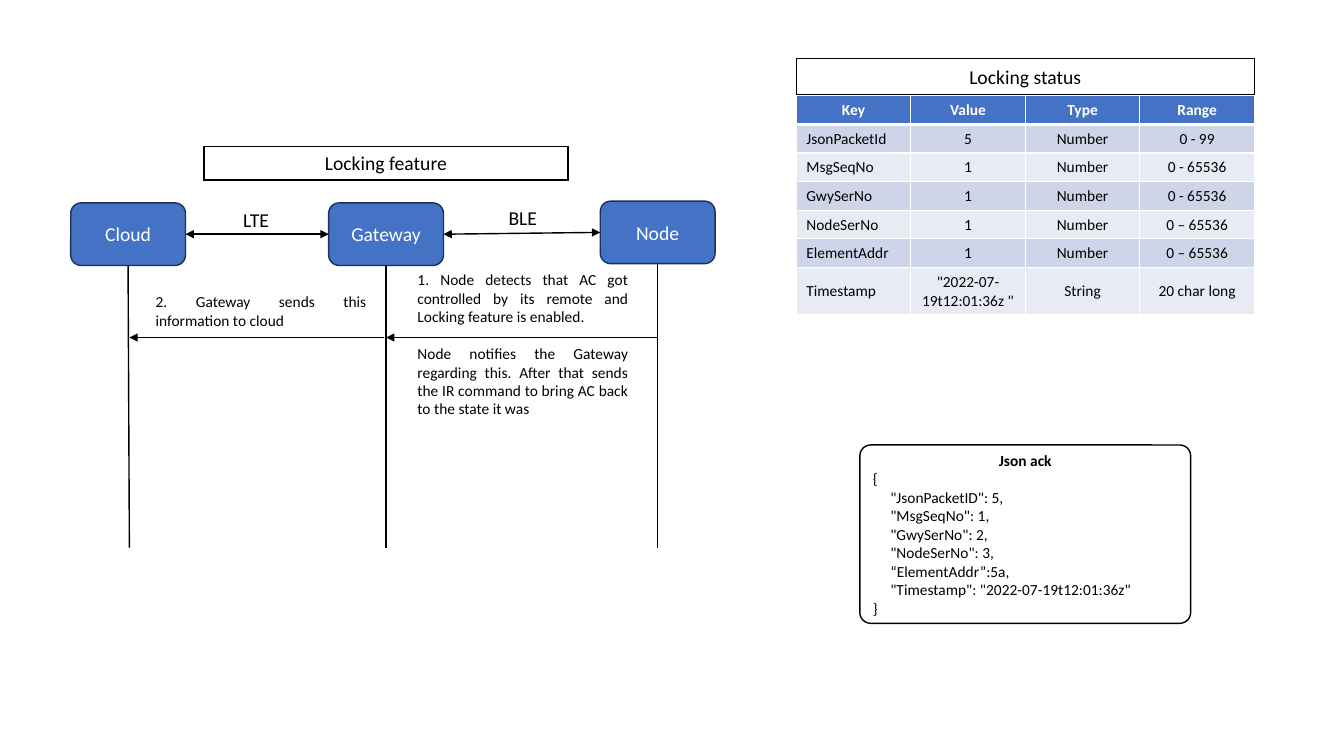
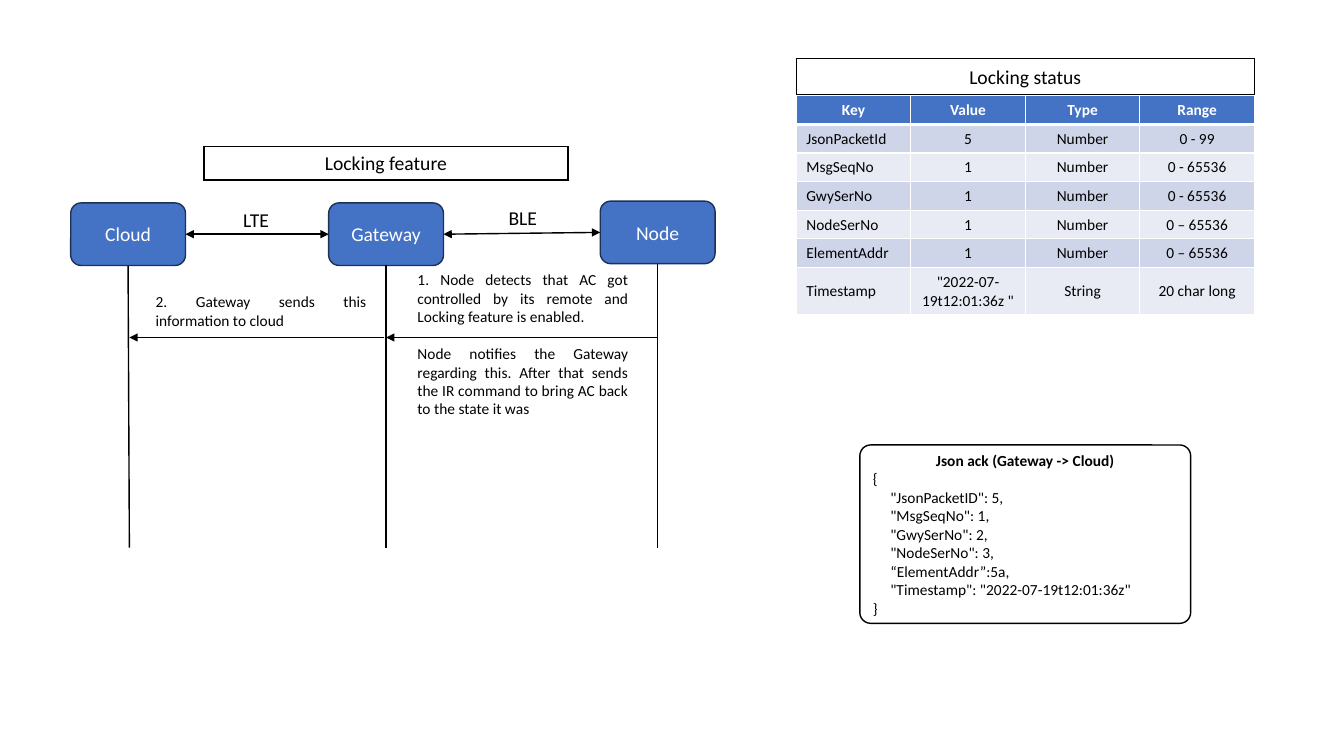
Before and after one commit to embeddedproductdev-create/ur_mesh_ir_node, a slide deck: slide 12 of BusinessFlow.pptx (slide 11 before the commit). Drawn at 1344x756 pixels with LibreOffice and Linux fonts; fonts in the diff are those of the drawing. Boxes give left, top, right and bottom in pixels: in the first picture for what was removed or moved away, otherwise in the second. Text is boxed around its words. In the diff, an @@ line names an element or a change of style, - is before the commit and + after.

```diff
--- a/BusinessFlow.pptx
+++ b/BusinessFlow.pptx
@@ text in rounded rectangle at (x1=936, y1=454, x2=1115, y2=469): text changed @@
-Json ack
+Json ack (Gateway -> Cloud)
```
Also in this commit, not shown: 9 other slides changed, 1 slide added, 3 other files.
